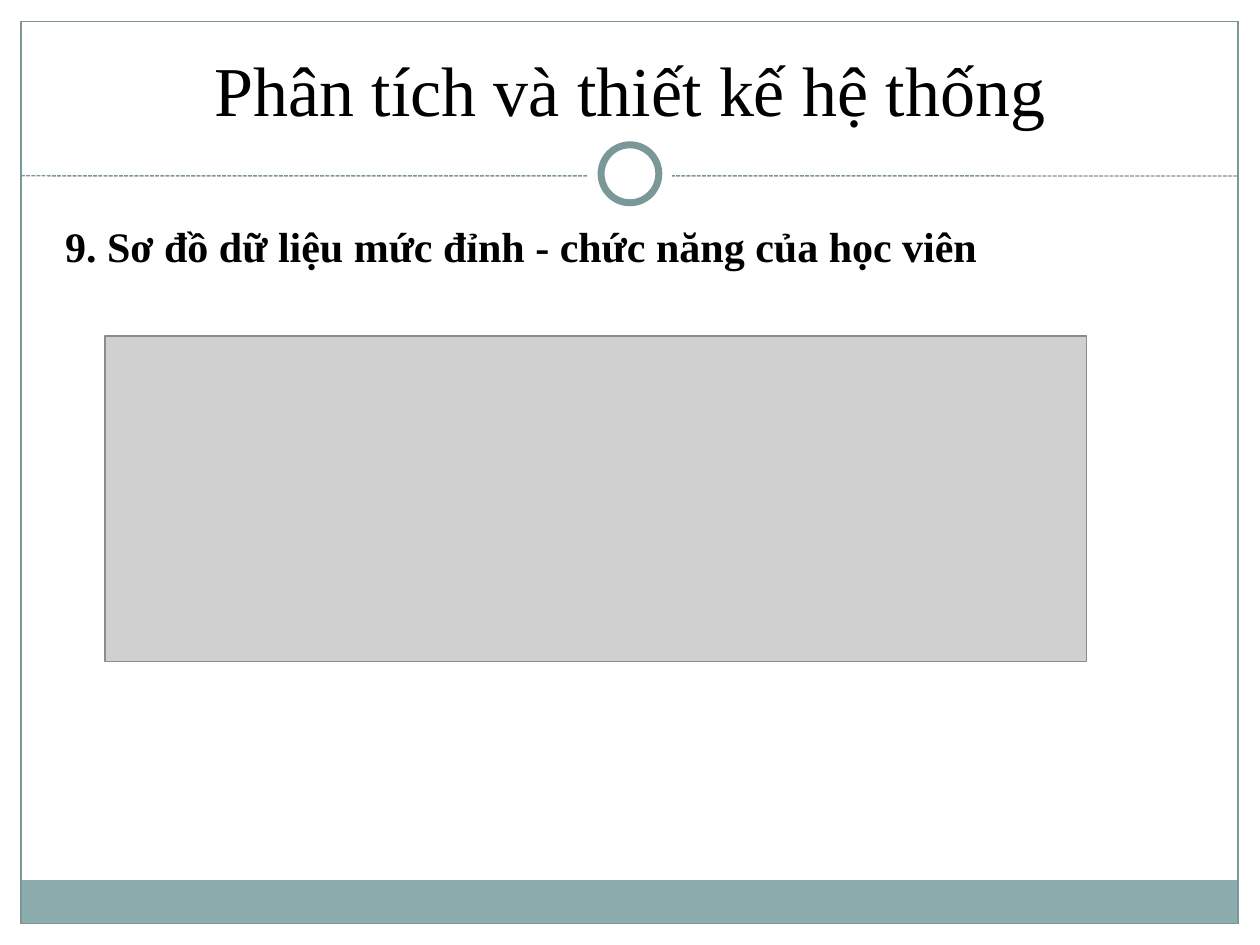
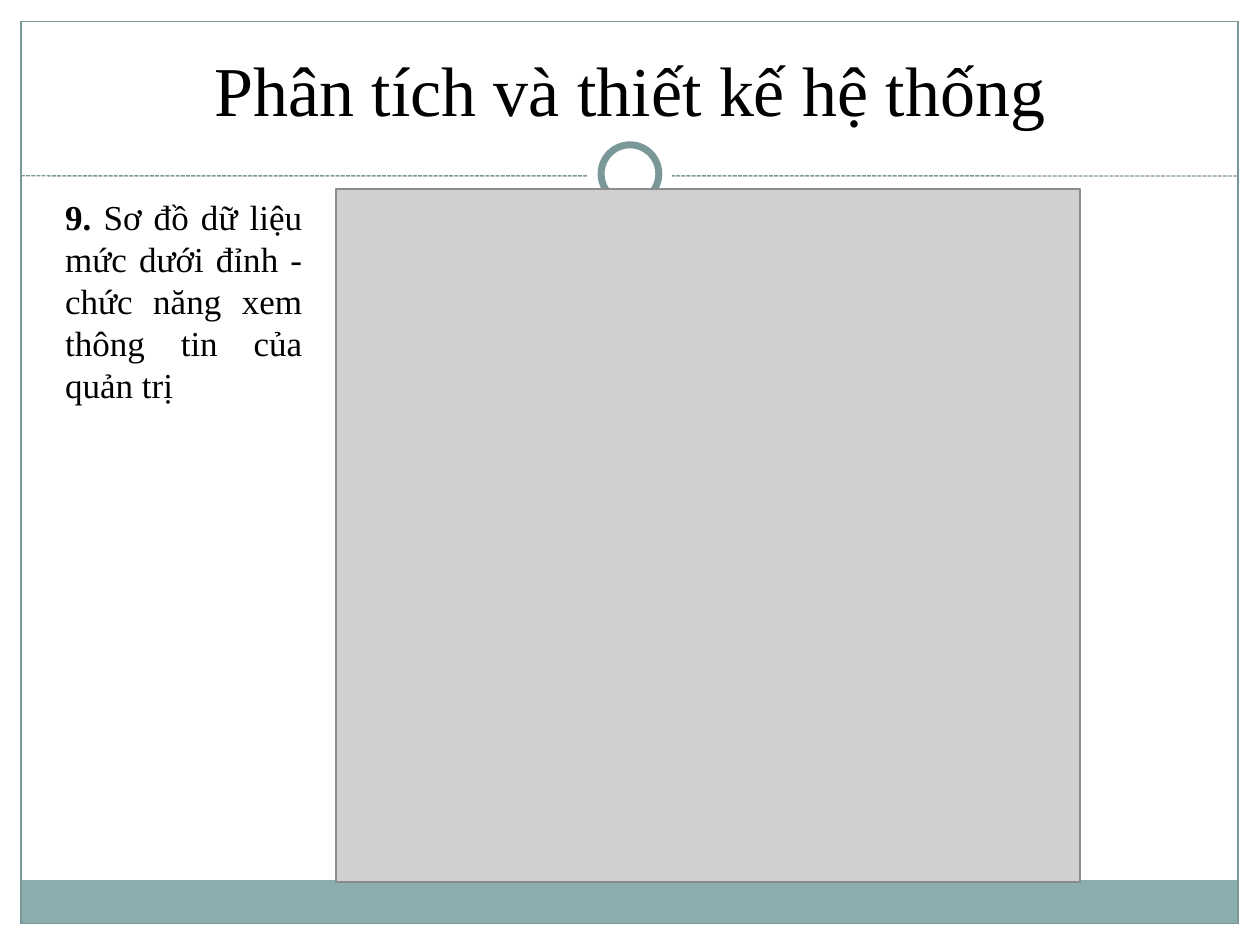
Before and after one commit to trungvdhp/cong-thong-tin-sv, a slide deck: slide 15 of BaoCao/Moodle/Reports/Vimaru-Moodle-Slide.pptx (slide 24 before the commit). Drawn at 1260x945 pixels with LibreOffice and Linux fonts; fonts in the diff are those of the drawing; grey boxes stand for pictures. Boxes give left, top, right and bottom in pixels: in the first picture for what was removed or moved away, otherwise in the second. Text is boxed around its words. In the diff, an @@ line names an element or a change of style, - is before the commit and + after.

```diff
--- a/BaoCao/Moodle/Reports/Vimaru-Moodle-Slide.pptx
+++ b/BaoCao/Moodle/Reports/Vimaru-Moodle-Slide.pptx
@@ text at <box>65,204,303,405</box>: text changed; size 24 to 20 pt; bold off @@
-9. Sơ đồ dữ liệu mức đỉnh - chức năng của học viên
+9. Sơ đồ dữ liệu mức dưới đỉnh - chức năng xem thông tin của quản trị
@@ picture added at <box>336,189,1081,882</box> @@
@@ picture removed at <box>105,336,1086,662</box> @@
```
Also in this commit, not shown: 15 other slides changed, 2 slides added, 10 slides removed, 37 other files.
